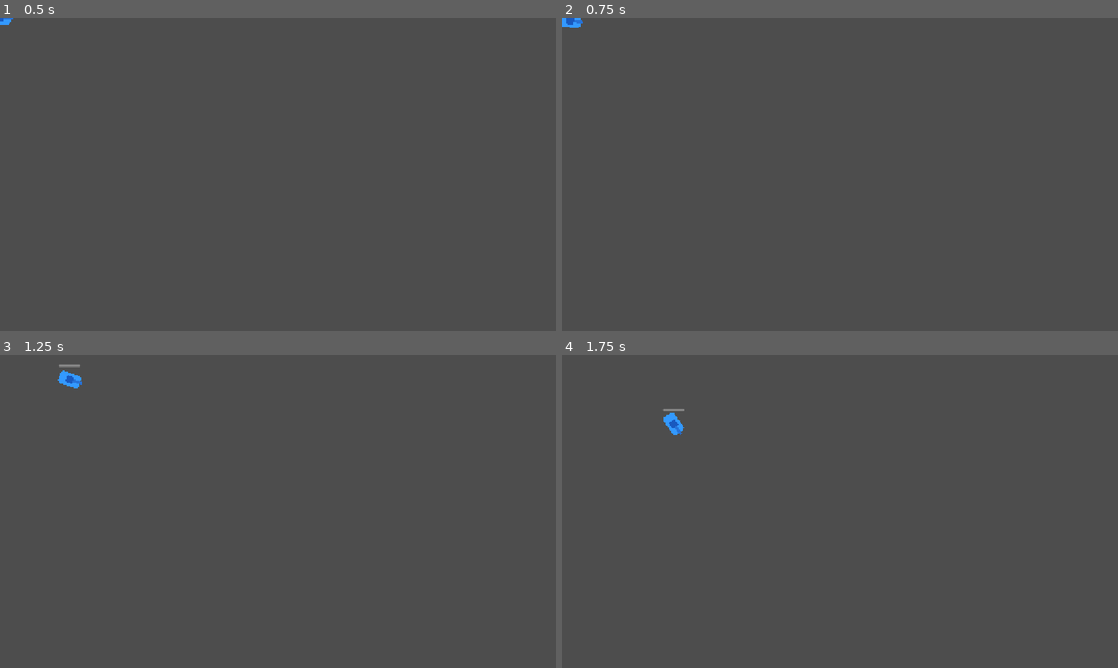
Above: before the commit, frames 1-4 (two rows, left to right).
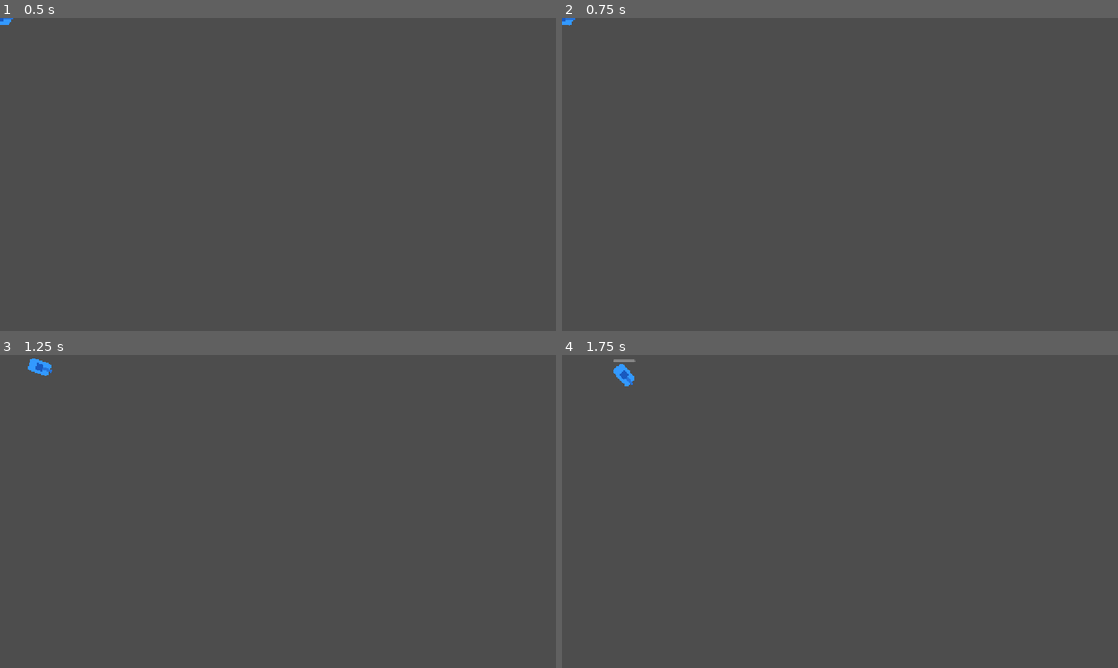
Above: after the commit, the same moments.

Repository: kfred123/goonbash
Game: Godot game, scene res://scenes/PlayerTank.tscn
Two runs of this game, one before a commit and one after it. Both use one fixed random seed, a clock stepped at 60 frames per second and the inputs below. This scene is started directly instead of the project's main scene.
Inputs (mouse positions are in pixels of both pictures, inside the frame that each line leads up to):
- Up to frame 1 (0.5 s): no input
- Up to frame 2 (0.75 s): tap Enter at 0.5 s; move the mouse to (962, 158) at 0.52 s; tap 1 at 0.6 s; click (962, 158) at 0.67 s
- Up to frame 3 (1.25 s): no input
- Up to frame 4 (1.75 s): move the mouse to (728, 527) at 1.27 s; tap 2 at 1.35 s; click (728, 527) at 1.42 s

Frame 1 is identical in both runs. In frame 2, less than 0.1% of the frame differs, in the area x 0-4%, y 0-4%; in frame 3, 0.4%; in frame 4, 0.4%, in the area x 9-22%, y 1-26%.

Commit message:
Player movement: Rotate first, than drive

Diff:
--- a/scripts/MinionAI.gd
+++ b/scripts/MinionAI.gd
@@ -1,6 +1,7 @@
 extends CharacterBody2D
 
 @export var speed: float = 150.0
+@export var rotation_speed: float = 5.0
 @export var health: float = 50.0
 @export var attack_range: float = 200.0
 @export var fire_rate: float = 1.0
@@ -65,16 +66,32 @@
 	if not target_lane:
 		return
 
-	path_offset += speed * delta * direction_multiplier
-
 	var curve = target_lane.curve
-	var next_pos = curve.sample_baked(path_offset)
-	var move_dir = (next_pos - global_position).normalized()
+
+	# Look ahead to find the target direction
+	var look_ahead_offset = path_offset + (5.0 * direction_multiplier)
+	look_ahead_offset = clamp(look_ahead_offset, 0, curve.get_baked_length())
+	var target_pos = curve.sample_baked(look_ahead_offset)
+
+	var move_dir = (target_pos - global_position).normalized()
 
 	if move_dir.length() > 0:
-		rotation = move_dir.angle()
-
-	global_position = next_pos
+		var target_angle = move_dir.angle()
+		var angle_diff = abs(angle_difference(rotation, target_angle))
+
+		# Rotate towards target
+		rotation = lerp_angle(rotation, target_angle, rotation_speed * delta)
+
+		# Only move forward if facing the target direction
+		if angle_diff < 0.1:
+			path_offset += speed * delta * direction_multiplier
+			var next_pos = curve.sample_baked(path_offset)
+			global_position = next_pos
+	else:
+		# Fallback if no direction
+		path_offset += speed * delta * direction_multiplier
+		var next_pos = curve.sample_baked(path_offset)
+		global_position = next_pos
 
 	# Check for nearby enemies if we don't have a target
 	if not is_instance_valid(current_target):
--- a/scripts/PlayerTank.gd
+++ b/scripts/PlayerTank.gd
@@ -468,13 +468,22 @@
 			var distance = global_position.distance_to(target_position)
 
 			if distance > 5:
-				var current_speed = speed
-				if speed_active and speed_level > 0:
-					current_speed *= get_speed_multiplier()
-				velocity = direction * current_speed
 				var target_angle = direction.angle()
+				var angle_diff = abs(angle_difference(rotation, target_angle))
+
+				# First rotate toward target
 				rotation = lerp_angle(rotation, target_angle, rotation_speed * delta)
-				move_and_slide()
+
+				# Only move forward if we are facing the target (e.g. within ~5.7 degrees)
+				if angle_diff < 0.1:
+					var current_speed = speed
+					if speed_active and speed_level > 0:
+						current_speed *= get_speed_multiplier()
+					# Move in the direction we are currently facing
+					velocity = Vector2(cos(rotation), sin(rotation)) * current_speed
+					move_and_slide()
+				else:
+					velocity = Vector2.ZERO
 			else:
 				moving = false
 				velocity = Vector2.ZERO
